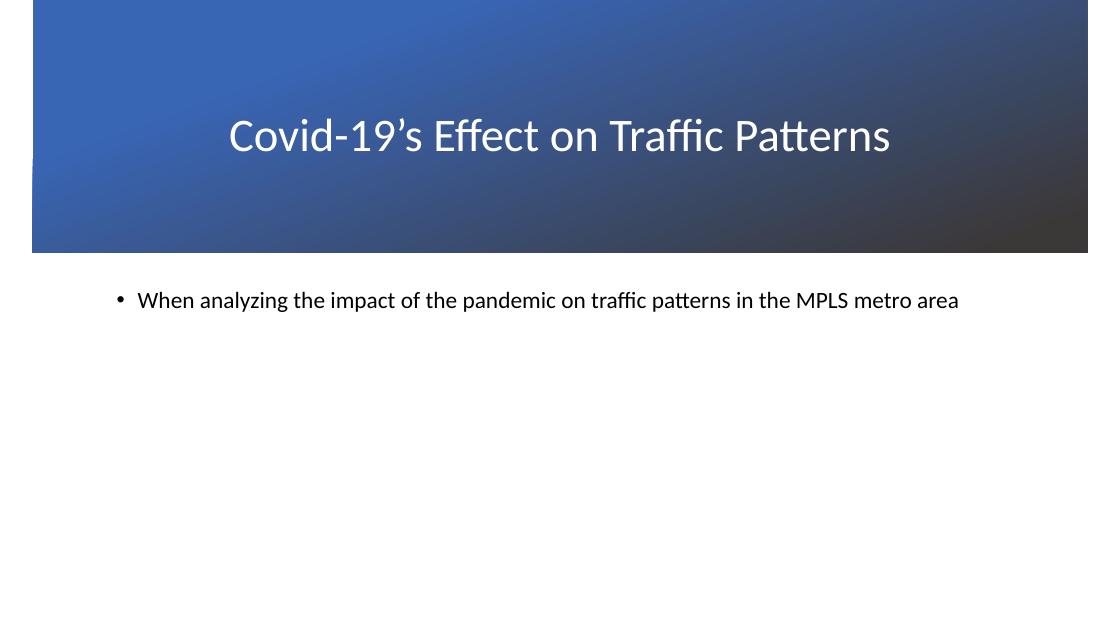
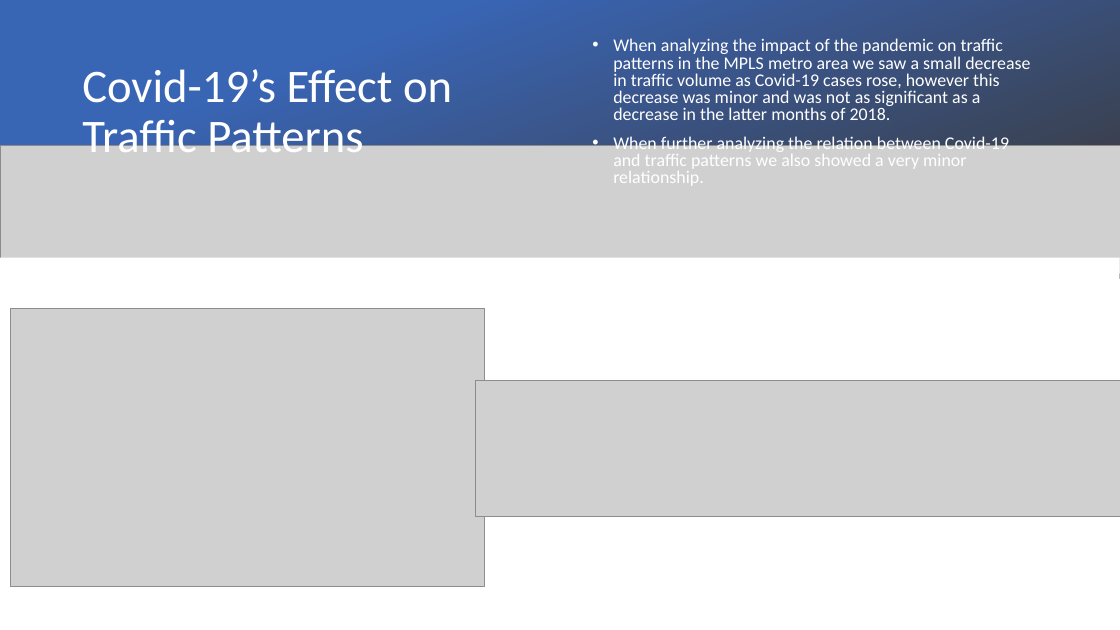
Before and after one commit to gonzaloreusch/Air-Quality, a slide deck: slide 4 of AQI_Presentation.pptx. Drawn at 1120x630 pixels with LibreOffice and Linux fonts; fonts in the diff are those of the drawing; grey boxes stand for pictures; background and template pictures are left out. Boxes give left, top, right and bottom in pixels: in the first picture for what was removed or moved away, otherwise in the second. Text is boxed around its words. In the diff, an @@ line names an element or a change of style, - is before the commit and + after.

Commit message:
Add files via upload
Updated with Traffic Data

```diff
--- a/AQI_Presentation.pptx
+++ b/AQI_Presentation.pptx
@@ rectangle: place and size @@
-rectangle at <box>33,0,1088,253</box>
+rectangle at <box>0,0,1120,279</box>
@@ title "Covid-19’s Effect on Traffic Patterns": place and size @@
-title "Covid-19’s Effect on Traffic Patterns" at <box>229,118,890,152</box>
+title "Covid-19’s Effect on Traffic Patterns" at <box>82,69,452,164</box>
@@ title "Covid-19’s Effect on Traffic Patterns" at <box>82,69,452,164</box>: alignment centre to left @@
@@ text "When analyzing the impact of ..." at <box>613,38,1030,186</box>: vertical alignment top to middle @@
@@ text at <box>613,38,1030,186</box>: text changed; size 20 to 15.3 pt; text colour #000000 to #FFFFFF @@
-• When analyzing the impact of the pandemic on traffic patterns in the MPLS metro area
+• When analyzing the impact of the pandemic on traffic patterns in the MPLS metro area we saw a small decrease in traffic volume as Covid-19 cases rose, however this decrease was minor and was not as significant as a decrease in the latter months of 2018.
+• When further analyzing the relation between Covid-19 and traffic patterns we also showed a very minor relationship.
@@ picture added at <box>0,145,1120,273</box> @@
@@ rectangle added at <box>0,258,1120,630</box>, fill #FFFFFF @@
@@ picture added at <box>10,308,485,586</box> @@
@@ picture added at <box>476,381,1120,517</box> @@
```
Also in this commit, not shown: 1 other slide changed.
